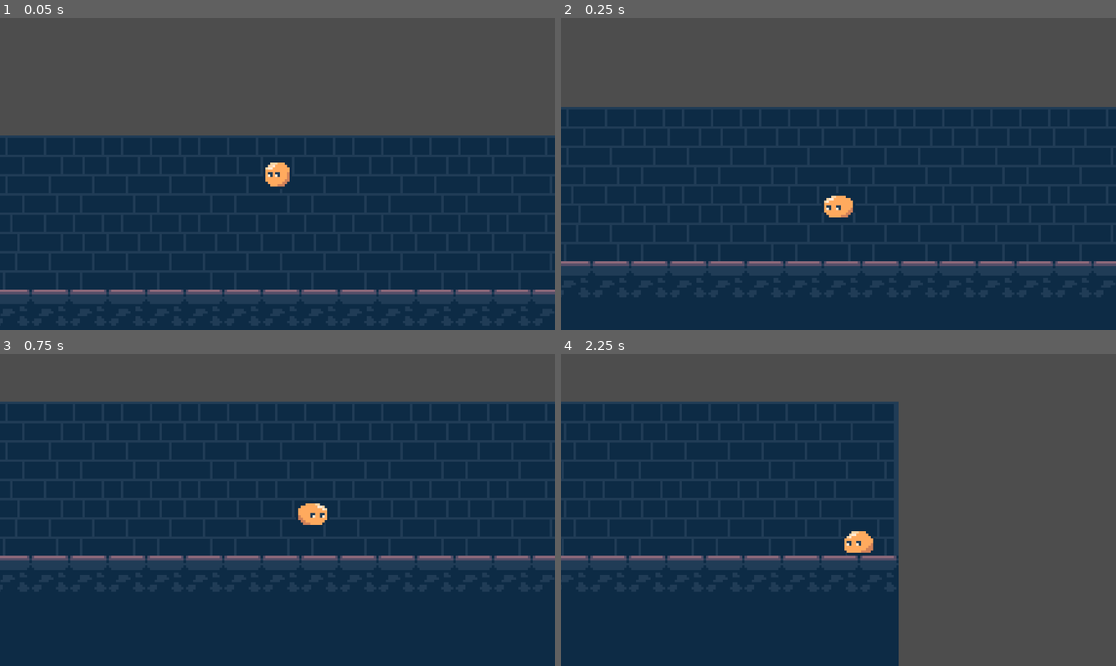
Above: before the commit, frames 1-4 (two rows, left to right).
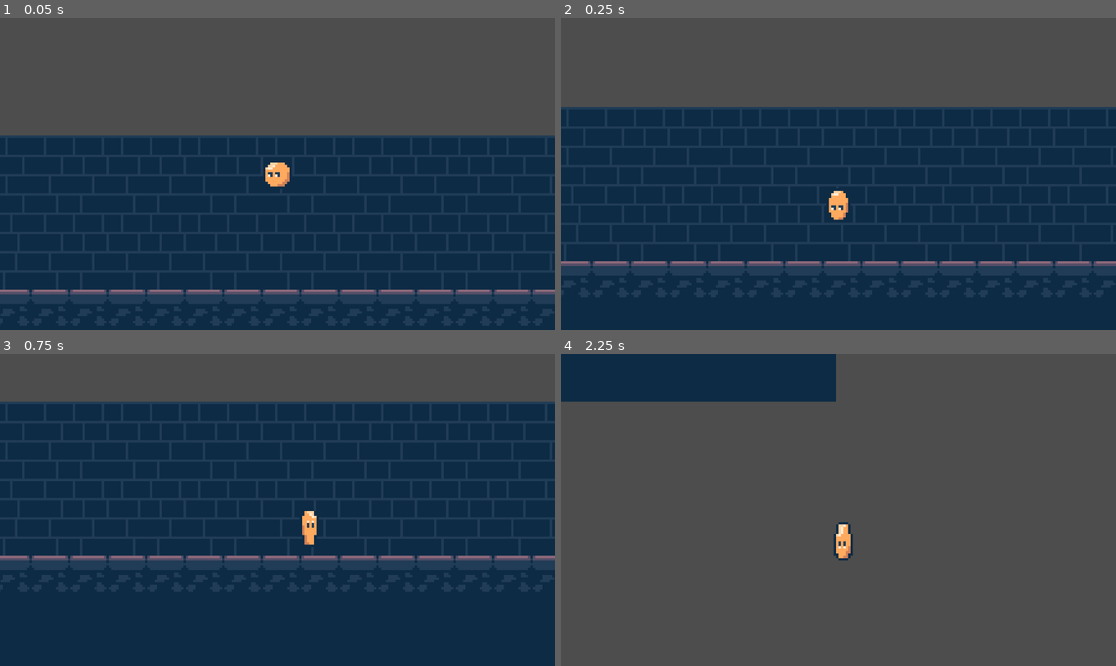
Above: after the commit, the same moments.

Repository: Kargisa/playback
Game: Godot game, scene res://Scenes/game.tscn
Same seed, same stepped clock (60 frames per second), same inputs: the game is played once before the commit and once after it.
Inputs (mouse positions are in pixels of both pictures, inside the frame that each line leads up to):
- Up to frame 1 (0.05 s): no input
- Up to frame 2 (0.25 s): no input
- Up to frame 3 (0.75 s): tap Enter (ui_accept) at 0.5 s; move the mouse to (399, 494) at 0.52 s; hold Right (move_right) from 0.53 s (still down); tap Space (jump) at 0.6 s; click (399, 494) at 0.67 s
- Up to frame 4 (2.25 s): tap Space (jump) at 0.77, 1.07, 1.52, 1.55, 1.82 s; move the mouse to (727, 525) at 1.27 s; tap P (play_recording) at 1.35 s; move the mouse to (894, 441) at 2.02 s; release Right (move_right) at 2.03 s; hold Left (move_left) from 2.03 s (still down); tap E (start_recording) at 2.1 s

Frame 1 is identical in both runs. In frame 2, 0.2% of the frame differs, in the area x 47-53%, y 55-65%; in frame 3, 0.4%; in frame 4, 59%, in the area x 0-61%, y 0-100%.
Error in both runs: Out of bounds get index '0' (on base: 'Array[Vector2]') (res://Scripts/recording.gd:59)

Commit message:
animations manager + refined movement

Diff:
--- a/Scenes/game.tscn
+++ b/Scenes/game.tscn
@@ -37,7 +37,6 @@
 
 [node name="Player" parent="." instance=ExtResource("1_ebmjs")]
 position = Vector2(-1, 0)
-JUMP_VELOCITY = -150.0
 
 [node name="Camera2D" type="Camera2D" parent="Player"]
 scale = Vector2(4, 4)
--- a/Scenes/player.tscn
+++ b/Scenes/player.tscn
@@ -1,15 +1,31 @@
-[gd_scene load_steps=9 format=3 uid="uid://cokat06qo1y4u"]
+[gd_scene load_steps=28 format=3 uid="uid://cokat06qo1y4u"]
 
 [ext_resource type="Script" uid="uid://dddb3ymcdl8xs" path="res://Scripts/player_movement.gd" id="1_6t5aa"]
 [ext_resource type="PackedScene" uid="uid://c6s3nugg8n816" path="res://Scenes/recording_manager.tscn" id="3_6t5aa"]
+[ext_resource type="Texture2D" uid="uid://cxsipwwxvnb0a" path="res://Assets/slime/basic_slime_charging.png" id="3_fkybt"]
 [ext_resource type="Texture2D" uid="uid://cxe7e32hg74r3" path="res://Assets/slime/basic_slime_idle.png" id="3_vgqql"]
+[ext_resource type="Texture2D" uid="uid://bkur8fydpuhcj" path="res://Assets/slime/basic_slime_running_high.png" id="5_fkybt"]
+[ext_resource type="Texture2D" uid="uid://bsflgon17sevo" path="res://Assets/slime/basic_slime_jump.png" id="5_x3wgy"]
+[ext_resource type="Script" uid="uid://cqij5evm5ohcf" path="res://Scripts/player_animation_manager.gd" id="7_3smsa"]
 
 [sub_resource type="CircleShape2D" id="CircleShape2D_6t5aa"]
 radius = 6.08276
 
-[sub_resource type="AtlasTexture" id="AtlasTexture_fkybt"]
-atlas = ExtResource("3_vgqql")
-region = Rect2(0, 0, 16, 16)
+[sub_resource type="AtlasTexture" id="AtlasTexture_h4iuc"]
+atlas = ExtResource("3_fkybt")
+region = Rect2(48, 0, 16, 16)
+
+[sub_resource type="AtlasTexture" id="AtlasTexture_fd4e3"]
+atlas = ExtResource("5_x3wgy")
+region = Rect2(144, 0, 16, 16)
+
+[sub_resource type="AtlasTexture" id="AtlasTexture_qqcod"]
+atlas = ExtResource("5_x3wgy")
+region = Rect2(160, 0, 16, 16)
+
+[sub_resource type="AtlasTexture" id="AtlasTexture_igrcy"]
+atlas = ExtResource("5_x3wgy")
+region = Rect2(176, 0, 16, 16)
 
 [sub_resource type="AtlasTexture" id="AtlasTexture_x3wgy"]
 atlas = ExtResource("3_vgqql")
@@ -19,21 +35,139 @@
 atlas = ExtResource("3_vgqql")
 region = Rect2(32, 0, 16, 16)
 
+[sub_resource type="AtlasTexture" id="AtlasTexture_fkybt"]
+atlas = ExtResource("3_vgqql")
+region = Rect2(0, 0, 16, 16)
+
+[sub_resource type="AtlasTexture" id="AtlasTexture_l6n3p"]
+atlas = ExtResource("5_x3wgy")
+region = Rect2(64, 0, 16, 16)
+
+[sub_resource type="AtlasTexture" id="AtlasTexture_olqyp"]
+atlas = ExtResource("5_x3wgy")
+region = Rect2(80, 0, 16, 16)
+
+[sub_resource type="AtlasTexture" id="AtlasTexture_wpjfl"]
+atlas = ExtResource("5_x3wgy")
+region = Rect2(96, 0, 16, 16)
+
+[sub_resource type="AtlasTexture" id="AtlasTexture_bi64h"]
+atlas = ExtResource("5_x3wgy")
+region = Rect2(112, 0, 16, 16)
+
+[sub_resource type="AtlasTexture" id="AtlasTexture_vgqql"]
+atlas = ExtResource("5_fkybt")
+region = Rect2(0, 0, 16, 16)
+
+[sub_resource type="AtlasTexture" id="AtlasTexture_8erm5"]
+atlas = ExtResource("5_fkybt")
+region = Rect2(16, 0, 16, 16)
+
+[sub_resource type="AtlasTexture" id="AtlasTexture_f1ek2"]
+atlas = ExtResource("5_fkybt")
+region = Rect2(32, 0, 16, 16)
+
+[sub_resource type="AtlasTexture" id="AtlasTexture_tx1dd"]
+atlas = ExtResource("5_fkybt")
+region = Rect2(64, 0, 16, 16)
+
+[sub_resource type="AtlasTexture" id="AtlasTexture_gymyn"]
+atlas = ExtResource("5_fkybt")
+region = Rect2(48, 0, 16, 16)
+
+[sub_resource type="AtlasTexture" id="AtlasTexture_fs7ks"]
+atlas = ExtResource("5_x3wgy")
+region = Rect2(192, 0, 16, 16)
+
+[sub_resource type="AtlasTexture" id="AtlasTexture_2ijsl"]
+atlas = ExtResource("5_x3wgy")
+region = Rect2(208, 0, 16, 16)
+
 [sub_resource type="SpriteFrames" id="SpriteFrames_f1ek2"]
 animations = [{
 "frames": [{
 "duration": 1.0,
-"texture": SubResource("AtlasTexture_fkybt")
+"texture": SubResource("AtlasTexture_h4iuc")
+}],
+"loop": false,
+"name": &"CHARGING",
+"speed": 5.0
 }, {
+"frames": [{
+"duration": 1.0,
+"texture": SubResource("AtlasTexture_fd4e3")
+}, {
+"duration": 1.0,
+"texture": SubResource("AtlasTexture_qqcod")
+}, {
+"duration": 1.0,
+"texture": SubResource("AtlasTexture_igrcy")
+}],
+"loop": false,
+"name": &"FALLING",
+"speed": 7.0
+}, {
+"frames": [{
 "duration": 1.0,
 "texture": SubResource("AtlasTexture_x3wgy")
 }, {
 "duration": 1.0,
 "texture": SubResource("AtlasTexture_3smsa")
+}, {
+"duration": 1.0,
+"texture": SubResource("AtlasTexture_fkybt")
 }],
 "loop": true,
-"name": &"default",
+"name": &"IDLE",
 "speed": 5.0
+}, {
+"frames": [{
+"duration": 1.0,
+"texture": SubResource("AtlasTexture_l6n3p")
+}, {
+"duration": 1.0,
+"texture": SubResource("AtlasTexture_olqyp")
+}, {
+"duration": 1.0,
+"texture": SubResource("AtlasTexture_wpjfl")
+}, {
+"duration": 1.0,
+"texture": SubResource("AtlasTexture_bi64h")
+}],
+"loop": false,
+"name": &"JUMP",
+"speed": 7.0
+}, {
+"frames": [{
+"duration": 1.0,
+"texture": SubResource("AtlasTexture_vgqql")
+}, {
+"duration": 1.0,
+"texture": SubResource("AtlasTexture_8erm5")
+}, {
+"duration": 1.0,
+"texture": SubResource("AtlasTexture_f1ek2")
+}, {
+"duration": 1.0,
+"texture": SubResource("AtlasTexture_tx1dd")
+}, {
+"duration": 1.0,
+"texture": SubResource("AtlasTexture_gymyn")
+}],
+"loop": true,
+"name": &"RUN",
+"speed": 10.0
+}, {
+"frames": [{
+"duration": 1.0,
+"texture": SubResource("AtlasTexture_fs7ks")
+}, {
+"duration": 2.0,
+"texture": SubResource("AtlasTexture_2ijsl")
+}],
+"loop": false,
+"name": &"SPLAT",
+"speed": 15.0
 }]
 
 [node name="Player" type="CharacterBody2D"]
@@ -45,7 +179,14 @@
 [node name="RecordingManager" parent="." node_paths=PackedStringArray("player") instance=ExtResource("3_6t5aa")]
 player = NodePath("..")
 
-[node name="AnimatedSprite2D" type="AnimatedSprite2D" parent="."]
+[node name="AnimatedSprite2D" type="AnimatedSprite2D" parent="." node_paths=PackedStringArray("player_node")]
 sprite_frames = SubResource("SpriteFrames_f1ek2")
-autoplay = "default"
-frame_progress = 0.532628
+animation = &"SPLAT"
+autoplay = "IDLE"
+script = ExtResource("7_3smsa")
+player_node = NodePath("..")
+
+[connection signal="landed_on_ground" from="." to="AnimatedSprite2D" method="_on_player_landed_on_ground"]
+[connection signal="started_charging" from="." to="AnimatedSprite2D" method="_on_player_started_charging"]
+[connection signal="stopped_charging" from="." to="AnimatedSprite2D" method="_on_player_stopped_charging"]
+[connection signal="animation_finished" from="AnimatedSprite2D" to="AnimatedSprite2D" method="_on_animation_finished"]
--- /dev/null
+++ b/Scripts/player_animation_manager.gd
@@ -0,0 +1,99 @@
+extends AnimatedSprite2D
+
+@export var player_node: CharacterBody2D
+
+enum PlayerState {
+	IDLE,
+	RUN,
+	CHARGING,
+	JUMP,
+	FALLING,
+	SPLAT,
+	HURT,
+	DIE
+}
+
+var current_state: PlayerState = PlayerState.IDLE
+var player_is_charging: bool = false
+var is_playing_splat: bool = false
+
+# Called when the node enters the scene tree for the first time.
+func _ready() -> void:
+	play_animation(current_state)
+
+# Called every frame. 'delta' is the elapsed time since the previous frame.
+func _process(_delta: float) -> void:
+	if not player_node:
+		return
+
+	if player_node.velocity.x != 0:
+			flip_h = player_node.velocity.x > 0
+
+	if is_playing_splat:
+		return
+
+	if player_node.is_on_floor():
+		if player_is_charging:
+			return
+
+		if player_node.velocity.x != 0:
+			set_state(PlayerState.RUN)
+		else:
+			set_state(PlayerState.IDLE)
+	else:
+		if player_node.velocity.y < 0:
+			set_state(PlayerState.JUMP)
+		elif player_node.velocity.y > 0:
+			set_state(PlayerState.FALLING)
+
+func _on_player_started_charging() -> void:
+	player_is_charging = true
+	if not is_playing_splat and player_node.is_on_floor():
+		set_state(PlayerState.CHARGING)
+
+func _on_player_stopped_charging() -> void:
+	player_is_charging = false
+
+func _on_player_landed_on_ground() -> void:
+	is_playing_splat = true
+	set_state(PlayerState.SPLAT)
+
+func _on_animation_finished() -> void:
+	if current_state == PlayerState.SPLAT:
+		is_playing_splat = false
+		if player_is_charging:
+			set_state(PlayerState.CHARGING)
+		elif player_node.velocity.x != 0:
+			set_state(PlayerState.RUN)
+		else:
+			set_state(PlayerState.IDLE)
+
+func set_state(new_state):
+	if current_state == new_state:
+		return
+
+	current_state = new_state
+	play_animation(current_state)
+
+func play_animation(state: PlayerState):
+	var anim_name = "IDLE"
+
+	match state:
+		PlayerState.IDLE:
+			anim_name = "IDLE"
+		PlayerState.RUN:
+			anim_name = "RUN"
+		PlayerState.CHARGING:
+			anim_name = "CHARGING"
+		PlayerState.JUMP:
+			anim_name = "JUMP"
+		PlayerState.FALLING:
+			anim_name = "FALLING"
+		PlayerState.SPLAT:
+			anim_name = "SPLAT"
+		PlayerState.HURT:
+			anim_name = "HURT"
+		PlayerState.DIE:
+			anim_name = "DIE"
+
+	play(anim_name)
--- a/Scripts/player_movement.gd
+++ b/Scripts/player_movement.gd
@@ -1,29 +1,65 @@
 extends CharacterBody2D
 
 @export var SPEED : float = 80.0
-@export var JUMP_VELOCITY : float = -100.0
+@export var SPEED_MULT_WHILE_CHARGING : float = 0.5
+@export var SPEED_MULT_WHILE_IN_AIR : float = 1.2
+@export var BASE_JUMP_VELOCITY : float = -100.0
+@export var MAX_JUMP_VELOCITY: float = -350.0
 @export var pushForce : float = 80.0
+@export var CHARGING_SPEED : float = 1.0
 
-@onready var sprite : AnimatedSprite2D = $AnimatedSprite2D
+signal started_charging
+signal stopped_charging
+signal landed_on_ground
 
+var is_charging_jump = false
+var jump_velocity = 0.0
+var is_grounded = false
 
 func _physics_process(delta: float) -> void:
 	if $RecordingManager.isReverting:
 		return
 
+	var actual_speed = SPEED
+
+	if not is_grounded and is_on_floor():
+		landed_on_ground.emit()
+
+	is_grounded = is_on_floor()
+
 	# Add the gravity.
-	if not is_on_floor():
+	if !is_grounded:
 		velocity += get_gravity() * delta
+		actual_speed *= SPEED_MULT_WHILE_IN_AIR
 
 	# Handle jump.
-	if Input.is_action_just_pressed("jump") and is_on_floor():
-		velocity.y = JUMP_VELOCITY
+	if Input.is_action_just_pressed("jump"):
+		started_charging.emit()
+		is_charging_jump = true
+		jump_velocity = BASE_JUMP_VELOCITY
+
+	if is_charging_jump and jump_velocity > MAX_JUMP_VELOCITY:
+		jump_velocity -= 5 * CHARGING_SPEED
+
+	if Input.is_action_just_released("jump"):
+		stopped_charging.emit()
+		is_charging_jump = false
+
+		if is_grounded:
+			velocity.y = jump_velocity
+
+
 
 	var direction := Input.get_axis("move_left", "move_right")
 
 	if direction:
-		velocity.x = direction * SPEED
-		sprite.flip_h = direction > 0
+
+		if !is_grounded:
+			actual_speed *= SPEED_MULT_WHILE_IN_AIR
+		elif is_charging_jump :
+			actual_speed *= SPEED_MULT_WHILE_CHARGING
+
+		velocity.x = direction * actual_speed
 	else:
 		velocity.x = move_toward(velocity.x, 0, SPEED)
 
Binary file added: Assets/basic_slime_charging.aseprite
Binary file added: Assets/basic_slime_jump.aseprite
Binary file changed: Assets/basic_slime_testings.aseprite
Binary file added: Assets/slime/basic_slime_charging.png
Not shown, added: Assets/slime/basic_slime_charging.png.import
Binary file added: Assets/slime/basic_slime_jump.png
Not shown, added: Assets/slime/basic_slime_jump.png.import
Binary file added: Assets/slime/basic_slime_running_high.png
Not shown, added: Assets/slime/basic_slime_running_high.png.import
Binary file added: Assets/slime/basic_slime_running_low.png
Not shown, added: Assets/slime/basic_slime_running_low.png.import
Not shown, added: Scripts/player_animation_manager.gd.uid
